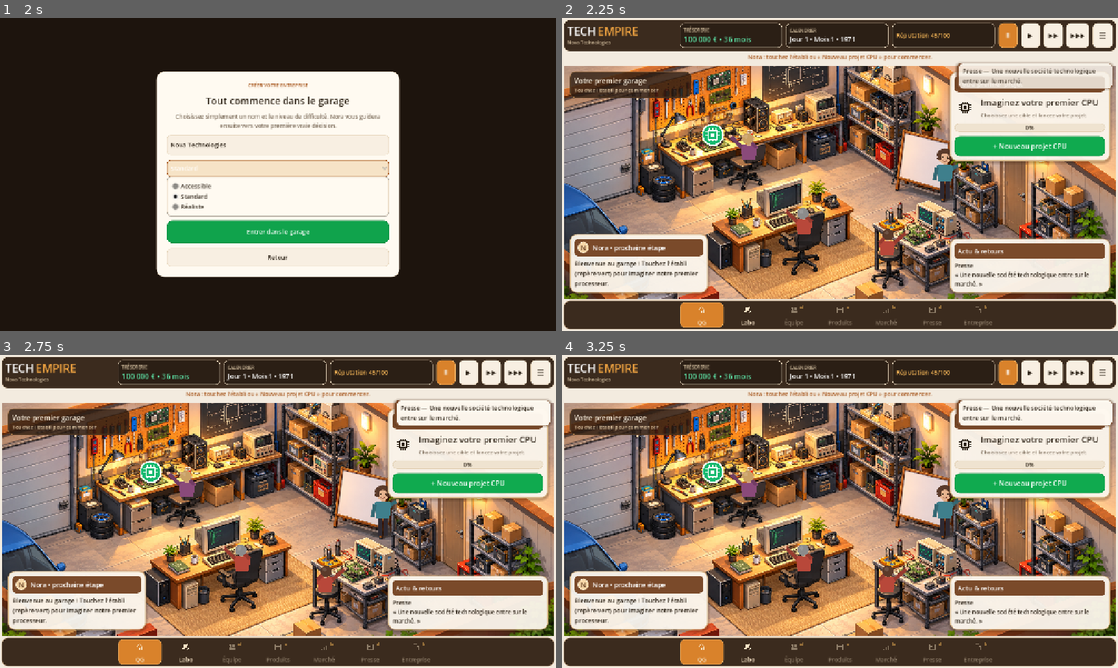
Above: before the commit, frames 1-4 (two rows, left to right).
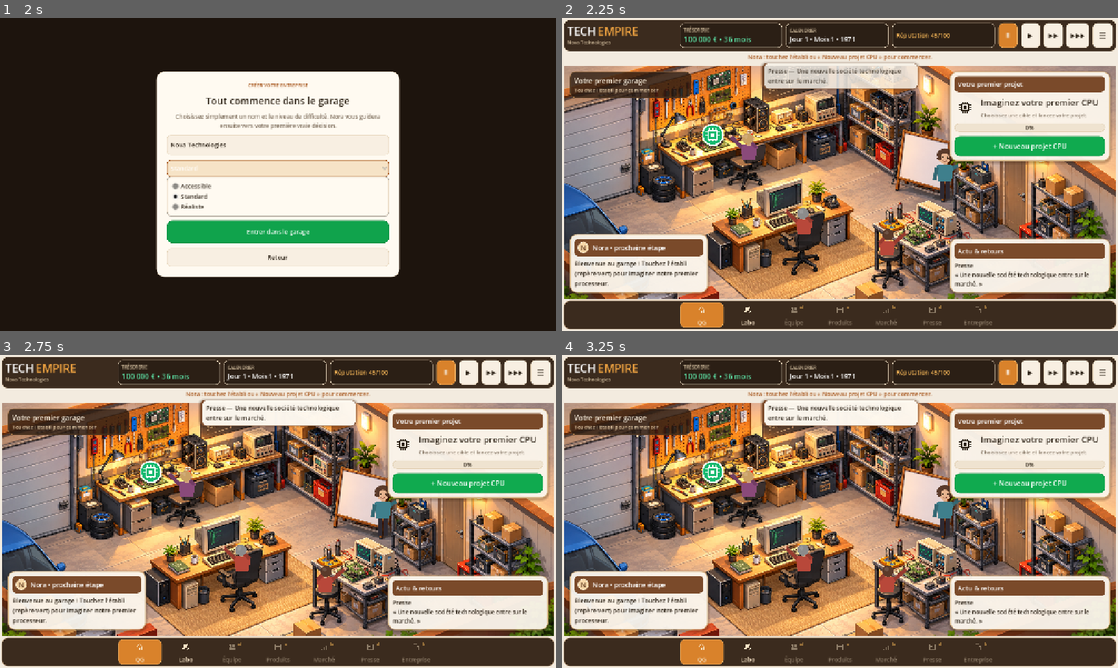
Above: after the commit, the same moments.

Repository: vadorus/addonhardwaregame2d
Game: Godot game, scene res://main.tscn
Two runs of this game, one before a commit and one after it. Both use one fixed random seed, a clock stepped at 60 frames per second and the inputs below.
Inputs:
- Up to frame 1 (2 s): click "Nouvelle entreprise" at 0.5 s; click "Standard" at 1.25 s
- Up to frame 2 (2.25 s): click "Entrer dans le garage" at 2 s
- Up to frame 3 (2.75 s): no input
- Up to frame 4 (3.25 s): click "Ⅱ" at 2.75 s

Frame 1 is identical in both runs. In frame 2, 4.0% of the frame differs, in the area x 35-100%, y 14-24%; in frame 3, 4.0%; in frame 4, 4.0%.

Commit message:
Revue level design / gameplay de tous les onglets + 2 correctifs
- docs/reviews/V09_LEVEL_DESIGN_AUDIT.md : courbe de la partie (neuve jouée
  automatiquement avec photos à 0-48 mois + partie d'Alexandre de 1985),
  verdict onglet par onglet, priorités (objectifs de Nora, contrats de
  sous-traitance pour le creux du début, déblocages par sous-page, retrait
  de produits, fusion des doublons).
- Retours SAV : 12 % pour un CPU fiable à 80/100 → « crise SAV » à chaque
  lancement. Ramené à ~5-6 % ; crise seulement si fiabilité/défauts faibles.
- Bulle de notification : au centre au QG, à droite dans les onglets.

Co-Authored-By: Claude Opus 5.5 <noreply@anthropic.com>
Claude-Session: https://claude.ai/code/session_01HnCWBwmbhWGCMNHAJgipmS

Diff:
--- a/main.gd
+++ b/main.gd
@@ -1694,6 +1694,7 @@
 	if tabs.current_tab != safe_index and status_label != null and (status_label.text.begins_with("Nora : cette fonction") or status_label.text.begins_with("Nora : pas encore")):
 		status_label.text = ""
 	tabs.current_tab = safe_index
+	_place_notification_feed()
 	_update_nav_state()
 
 func _on_dock_tab(index: int) -> void:
@@ -2743,6 +2744,7 @@
 	notification_feed.grow_horizontal = Control.GROW_DIRECTION_BEGIN
 	notification_feed.connect("navigate_requested", func(tab_index: int): _show_tab(tab_index))
 	add_child(notification_feed)
+	_place_notification_feed()
 
 ## Les cartes de notification cachaient les onglets Marché/Presse : on les place sous la barre d'onglets.
 func _place_notification_feed() -> void:
@@ -2751,6 +2753,13 @@
 	var top := 104.0
 	if nav_panel != null and nav_panel.visible:
 		top = maxf(top, nav_panel.get_global_rect().end.y - get_global_rect().position.y + 6.0)
+	# Au QG, la carte « Projet en cours » occupe le coin droit : bulle au centre (au-dessus du décor).
+	# Dans les onglets, le titre est à gauche/centre : bulle à droite.
+	var on_hq := tabs == null or tabs.current_tab == 0
+	notification_feed.set_anchors_preset(Control.PRESET_CENTER_TOP if on_hq else Control.PRESET_TOP_RIGHT)
+	notification_feed.offset_left = -180.0 if on_hq else -372.0
+	notification_feed.offset_right = 180.0 if on_hq else -12.0
+	notification_feed.grow_horizontal = Control.GROW_DIRECTION_BOTH if on_hq else Control.GROW_DIRECTION_BEGIN
 	notification_feed.offset_top = top
 
 ## Petite carte en haut de l'écran. kind : info, good, alert, press, unlock. tab >= 0 : un toucher ouvre l'écran.
--- a/scripts/ProductManager.gd
+++ b/scripts/ProductManager.gd
@@ -569,8 +569,11 @@
 	var royalty_cost := int(round(float(revenue) * royalty_rate))
 	if royalty_cost > 0:
 		Economy.add_expense(royalty_cost, "Royalties technologie — %s" % str(product.name))
-	var return_rate: float = clampf((100.0 - float(product.metrics.reliability)) / 240.0, 0.005, 0.22)
-	return_rate += float(product.get("defect_rate", 0.0)) * 0.42
+	# 29/09 (revue level design) : un CPU fiable à 80/100 revenait à 12 % en SAV, ce qui ouvrait
+	# une « crise SAV » à chaque lancement et gâchait le moment de la sortie. Taux réalistes :
+	# ~5-6 % pour un CPU correct, crise seulement si la fiabilité ou les défauts sont vraiment faibles.
+	var return_rate: float = clampf((100.0 - float(product.metrics.reliability)) / 420.0, 0.004, 0.22)
+	return_rate += float(product.get("defect_rate", 0.0)) * 0.35
 	return_rate = clampf(return_rate, 0.005, 0.28)
 	return_rate /= CompanyManager.get_support_modifier()
 	var returns := int(total_units * return_rate)
Not shown, added: docs/reviews/V09_LEVEL_DESIGN_AUDIT.md
